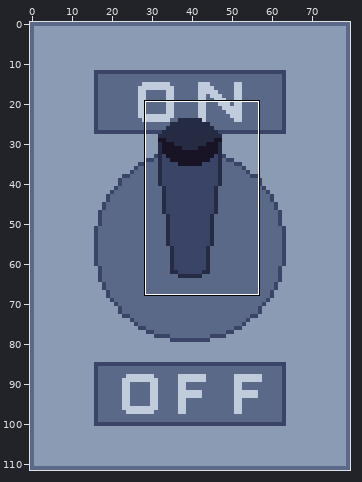
Pixel-art file -- dev/art/switch.ase. Above: a wide view before the commit, with the close-up outlined.
Close-up. As it was:
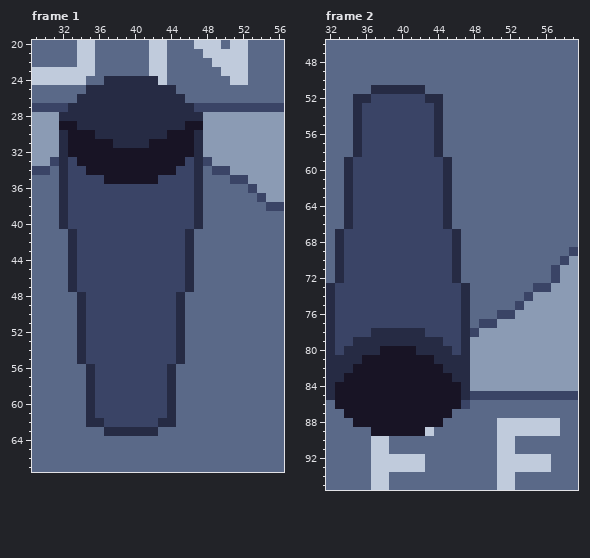
80x112 pixels, 2 frames. Shown: frame 1: x 29..56, y 20..67; frame 2: x 32..59, y 46..95.
The same view after the edit:
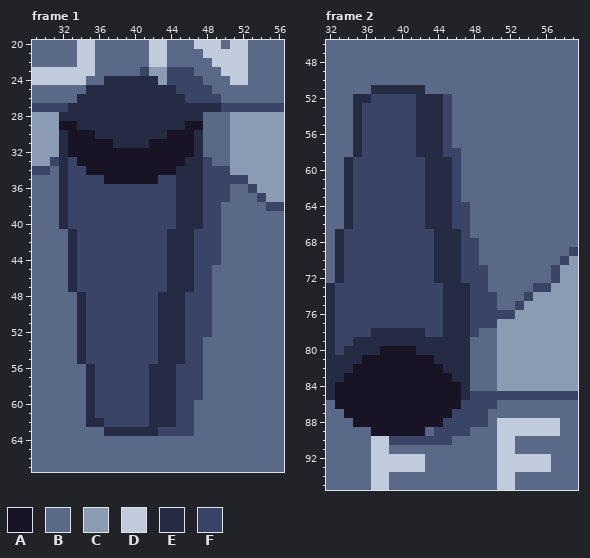
Palette (. is transparent): A #181425  B #5a6988  C #8b9bb4  D #c0cbdc  E #262b44  F #3a4466
From old to new:
Frame 1:
Colour C becomes colour B in rows 28 to 32 at x 48 to 50; in row 33 at x 49 to 50.
Colour D becomes colour C in row 23 at x 42 to 43; in row 24 at x 43.
Colour F becomes colour E in row 27 at x 47 to 49; in row 33 at x 46; in rows 34 to 40 at x 45 to 46; in rows 41 to 47 at x 44 to 45; in rows 48 to 55 at x 43 to 44; in rows 56 to 61 at x 42 to 43.
Colour F becomes colour E in row 62 at x 42.
Colour B becomes colour F in row 23 at x 41 and 44 to 46; in row 24 at x 44 to 47; in row 25 at x 45 to 48; in row 26 at x 46 to 49; in row 34 at x 48; in rows 35 to 37 at x 48 to 50.
Colour B becomes colour F in rows 38 to 40 at x 48 to 49; in rows 41 to 44 at x 47 to 49; in rows 45 to 47 at x 47 to 48; in rows 48 to 52 at x 46 to 48; in rows 53 to 55 at x 46 to 47; in rows 56 to 59 at x 45 to 47.
Colour B becomes colour F in rows 60 to 62 at x 45 to 46; in row 63 at x 43 to 46.
Frame 2:
Colour C becomes colour B in row 78 at x 49 to 50; in rows 79 to 84 at x 48 to 50.
Colour D becomes colour B in row 89 at x 43.
Colour F becomes colour E in row 52 at x 42; in rows 53 to 58 at x 42 to 43; in rows 59 to 66 at x 43 to 44; in rows 67 to 72 at x 44 to 45; in rows 73 to 79 at x 45 to 46; in row 80 at x 46.
Colour B becomes colour F in rows 52 to 57 at x 45; in row 58 at x 45 to 46; in rows 59 to 63 at x 46; in rows 64 to 66 at x 46 to 47; in row 67 at x 47; in rows 68 to 70 at x 47 to 48.
Colour B becomes colour F in rows 71 to 72 at x 47 to 49; in row 73 at x 48 to 49; in rows 74 to 76 at x 48 to 50; in row 77 at x 48; in row 86 at x 48 to 50; in row 87 at x 46 to 49.
Colour B becomes colour F in row 88 at x 45 to 49; in row 89 at x 44 to 47; in row 90 at x 39 to 45.
Pixel boxes of the changes (left, top, right, bottom) in both close-ups:
changed: (140, 67, 230, 436)
changed: (389, 94, 497, 445)
